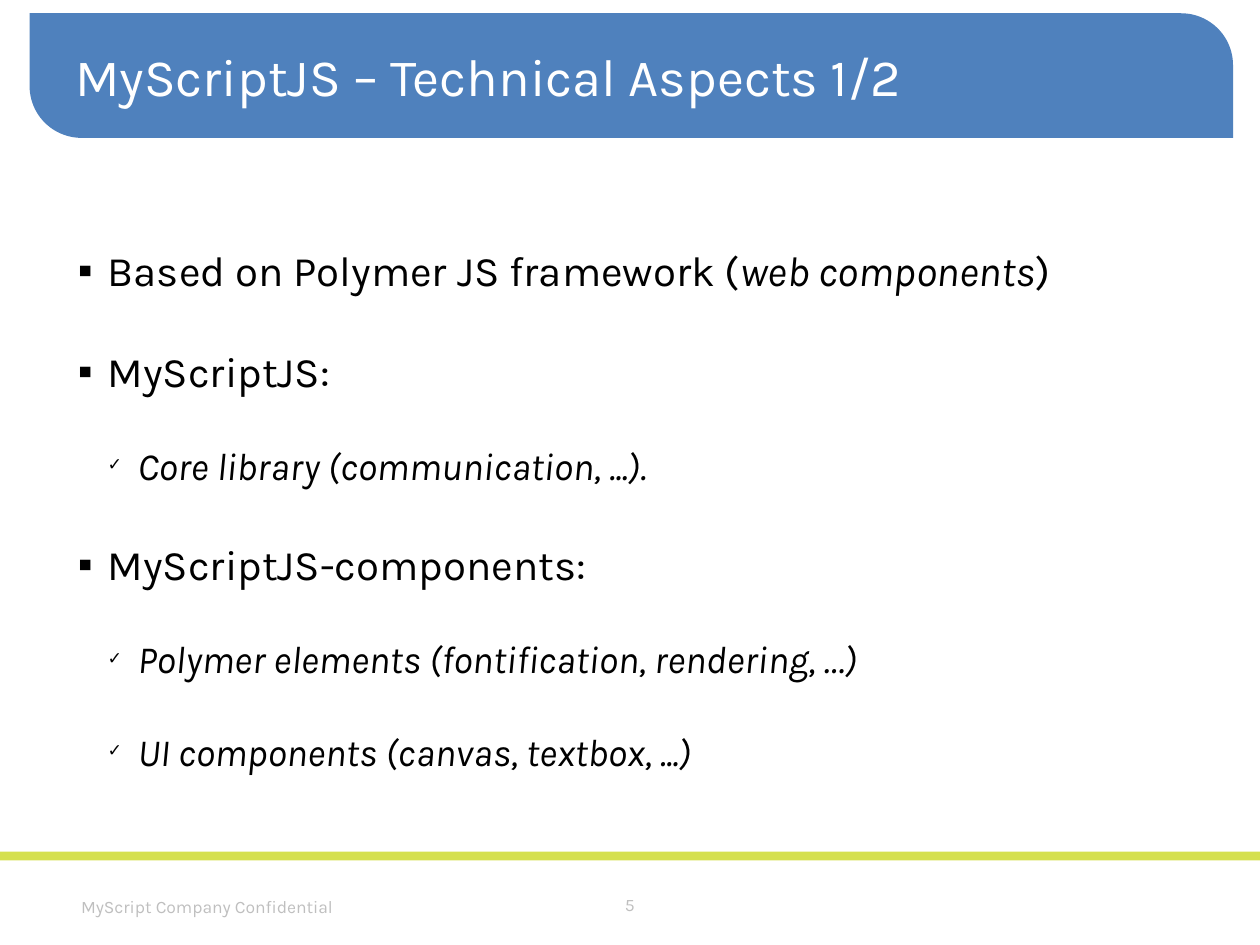
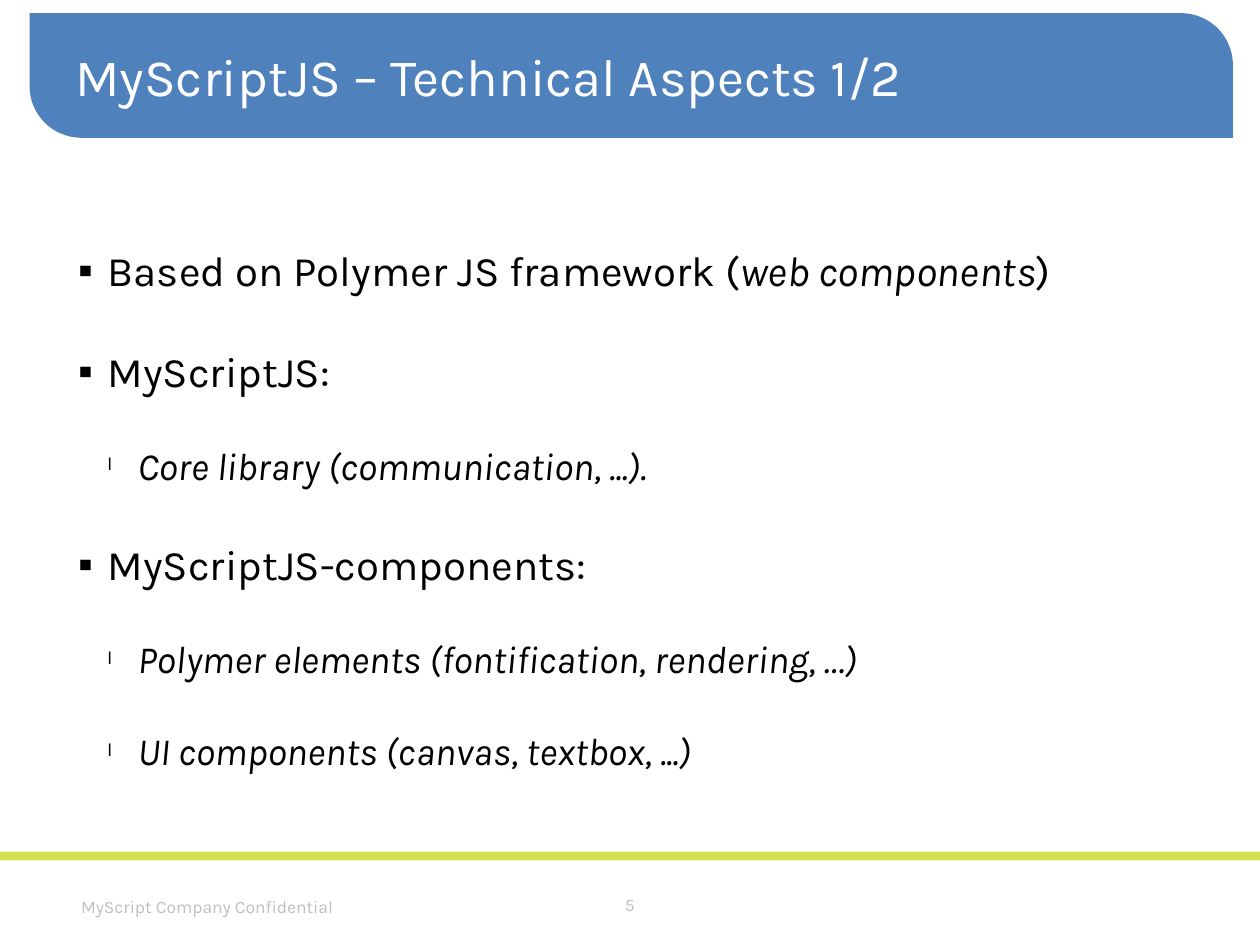
Before and after one commit to MyScript/MyScriptJS, a slide deck: slide 5 of specifications/MyScriptJS.pptx. Drawn at 1260x945 pixels with LibreOffice and Linux fonts; fonts in the diff are those of the drawing; background and template pictures are left out. Boxes give left, top, right and bottom in pixels: in the first picture for what was removed or moved away, otherwise in the second. Text is boxed around its words. In the diff, an @@ line names an element or a change of style, - is before the commit and + after.

```diff
--- a/specifications/MyScriptJS.pptx
+++ b/specifications/MyScriptJS.pptx
@@ text at (138,452,815,774): bullet ✓ to l @@
```
Also in this commit, not shown: 1 other slide changed, 3 other files.
